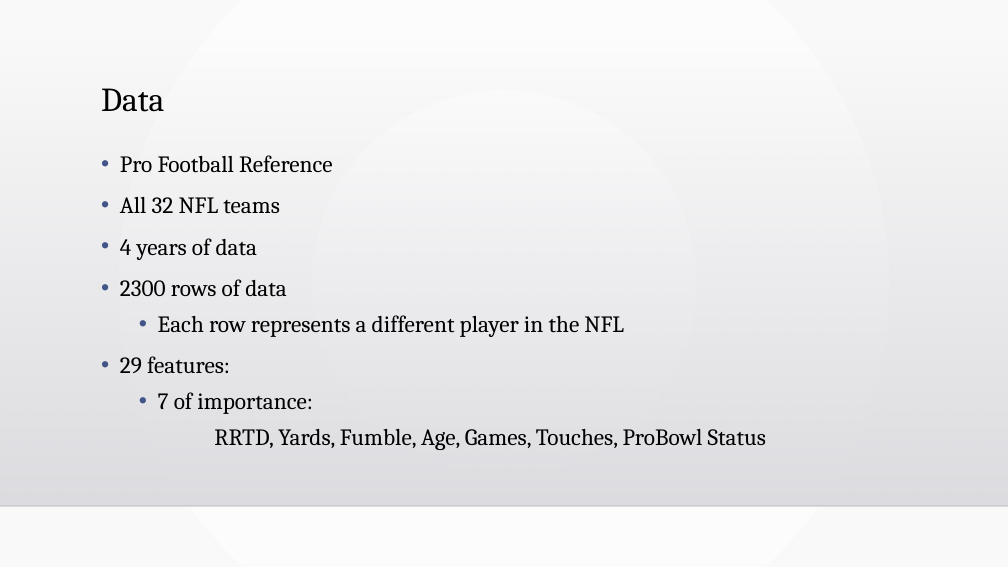
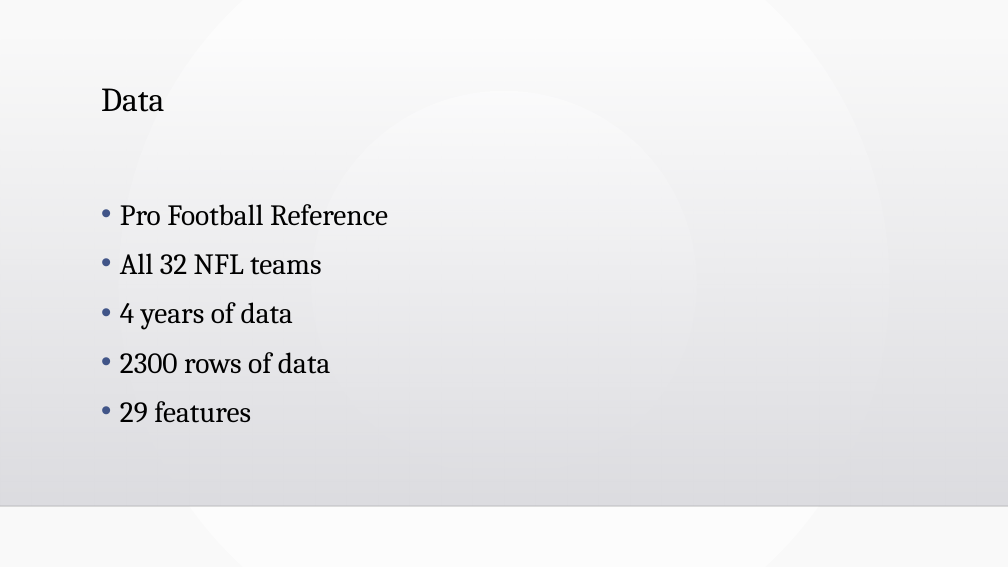
Before and after one commit to alou127/ds_projects, a slide deck: slide 5 of project_2_powepoin.pptx. Drawn at 1008x567 pixels with LibreOffice and Linux fonts; fonts in the diff are those of the drawing; background and template pictures are left out. Boxes give left, top, right and bottom in pixels: in the first picture for what was removed or moved away, otherwise in the second. Text is boxed around its words. In the diff, an @@ line names an element or a change of style, - is before the commit and + after.

Commit message:
final ppt

```diff
--- a/project_2_powepoin.pptx
+++ b/project_2_powepoin.pptx
@@ text at bbox=[120, 204, 388, 374]: size 22.2 to 28 pt in "Pro Football Reference", "All 32 NFL teams", "4 years of data", "2300 rows of data" @@
@@ text at bbox=[120, 401, 251, 423]: text changed; size 22.2 to 28 pt @@
-  • Each row represents a different player in the NFL
-• 29 features:
-  • 7 of importance:
-  RRTD, Yards, Fumble, Age, Games, Touches, ProBowl Status
+• 29 features
```
Also in this commit, not shown: 4 other slides changed, 5 slides added, 4 slides removed.
